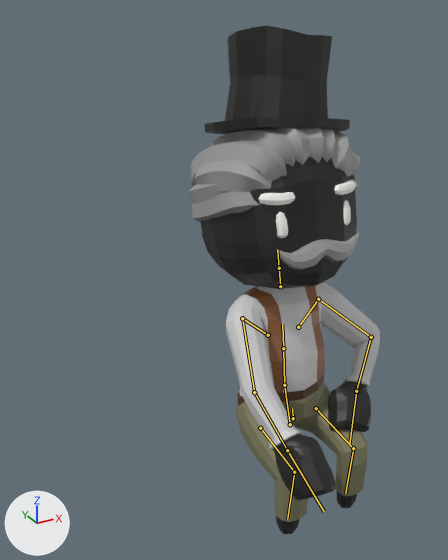
Renders of the glTF model assets/models/OldClassy_Male.gltf from each side of a commit.
Rendered twice from a 50 mm lens placed at (-2.31, -2.73, 3.46), pointed at (-0.5, 0.55, 1.82). Every picture has the same lights, and +X, +Y and +Z are marked at lower left. The older version comes first. Both versions are drawn at frame 0 of the action 'StandUp'; the numbers are the values there. The bones that change, and the others that lie on the model, are drawn over the model as lines.

The first picture shows 'Body'.
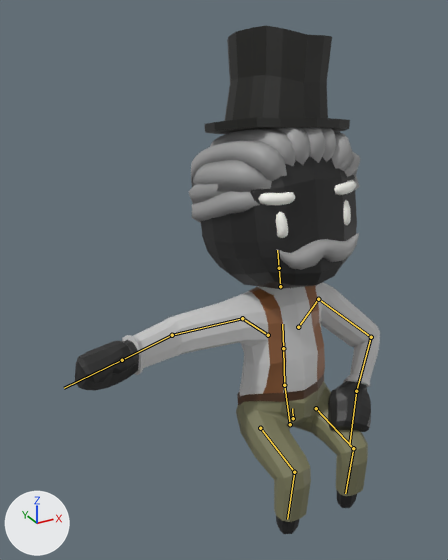
Patch to the scene script:
```diff
--- a/assets/models/OldClassy_Male.gltf.py
+++ b/assets/models/OldClassy_Male.gltf.py
@@ bone_upperarm_r @@
 bone_upperarm_r = bpy.data.objects['CharacterArmature'].pose.bones['UpperArm.R']  # child of 'Shoulder.R'
-bone_upperarm_r.rotation_quaternion = (0.748, -0.437, -0.207, 0.455)  # degrees (-58, 5, 60)
+bone_upperarm_r.rotation_quaternion = (1.0, 0.0, 0.0, 0.0)  # degrees (0, 0, 0)
```

What differs and where, as boxes (x1, y1, x2, y2) in the pictures (448 x 560 px):
'Body', posed (59% wider): before (189, 26, 380, 534); after (75, 26, 380, 534)
bone 'UpperArm.R', root to tip: before (242, 318) to (254, 392); after (242, 318) to (172, 335)
